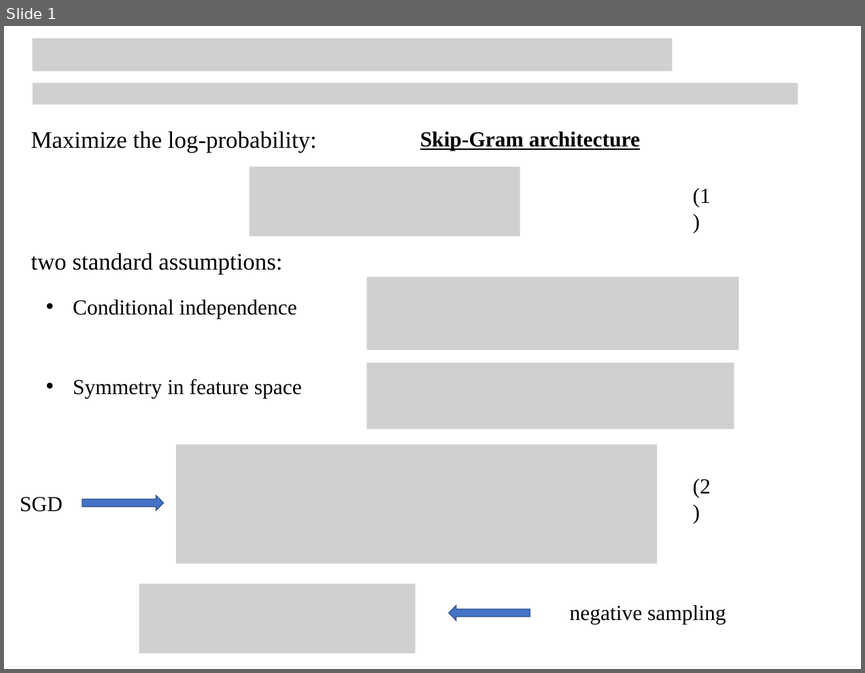
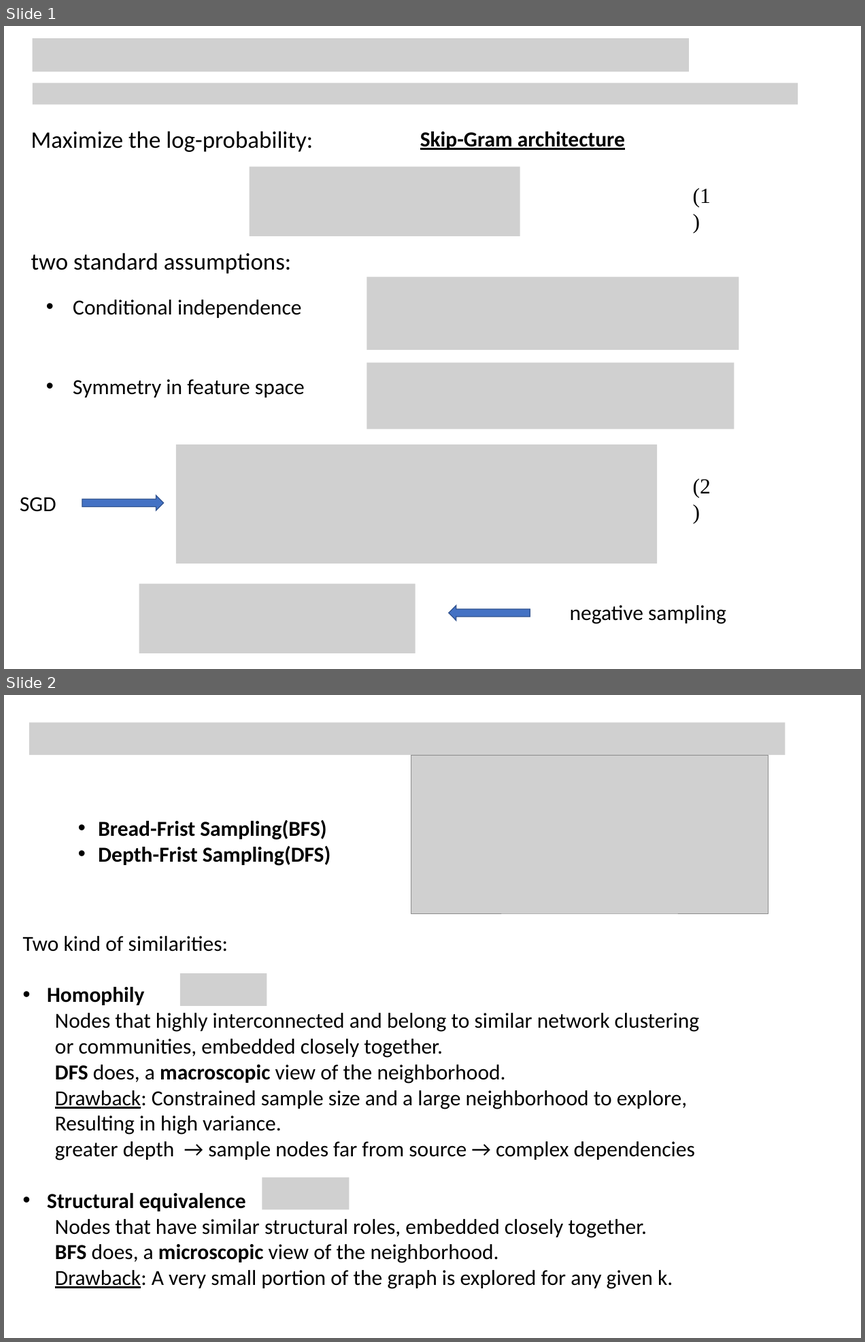
Before and after one commit to Tigerrr07/GNN-tiger, a slide deck: 2_node2vec/node2vec.pptx. Shown one above the other, each under a label of ours: slide 1 before the commit, slides 1 and 2 after it. The pictures are 865x673 and 865x1342 pixels, drawn with LibreOffice and Linux fonts; fonts in the diff are those of the drawing; grey boxes stand for pictures. Boxes give left, top, right and bottom in pixels: in the first picture for what was removed or moved away, otherwise in the second. Text is boxed around its words. In the diff, an @@ line names an element or a change of style, - is before the commit and + after.

```diff
--- a/2_node2vec/node2vec.pptx
+++ b/2_node2vec/node2vec.pptx
@@ slide 2 added at [4, 695, 861, 1338], background #FFFFFF @@
@@ picture added at [29, 723, 785, 755] @@
@@ picture added at [411, 755, 768, 913] @@
@@ text added at [98, 819, 331, 866], 24 pt, text #000000, bold @@
+• Bread-Frist Sampling(BFS)
+• Depth-Frist Sampling(DFS)
@@ text added at [23, 936, 699, 1289], 24 pt, text #000000 @@
+Two kind of similarities:
+• Homophily
+  Nodes that highly interconnected and belong to similar network clustering or communities, embedded closely together.
+  DFS does, a macroscopic view of the neighborhood.
+  Drawback: Constrained sample size and a large neighborhood to explore,
+  Resulting in high variance.
+  greater depth → sample nodes far from source → complex dependencies
+• Structural equivalence
+  Nodes that have similar structural roles, embedded closely together.
+  BFS does, a microscopic view of the neighborhood.
+  Drawback: A very small portion of the graph is explored for any given k.
@@ picture added at [180, 973, 267, 1006] @@
@@ picture added at [262, 1177, 349, 1209] @@
@@ slide 1 changed as well @@
@@ picture: place and size @@
-picture at [33, 38, 672, 71]
+picture at [33, 38, 689, 72]
@@ font Times New Roman to Calibri in 7 elements at [31, 131, 313, 152], [73, 299, 301, 318], [570, 605, 726, 624], [31, 252, 292, 274], [73, 379, 305, 397], [420, 131, 625, 150], [20, 497, 56, 512] @@
```
Also in this commit, not shown: 1 other slide added, 1 other file.
